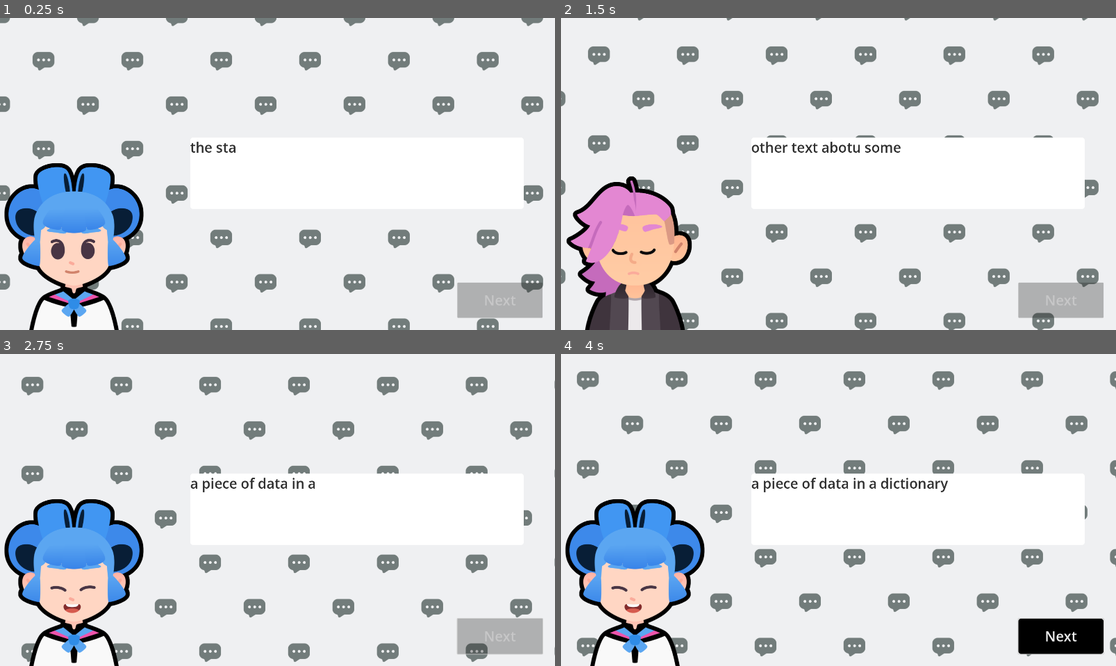
Above: before the commit, frames 1-4 (two rows, left to right).
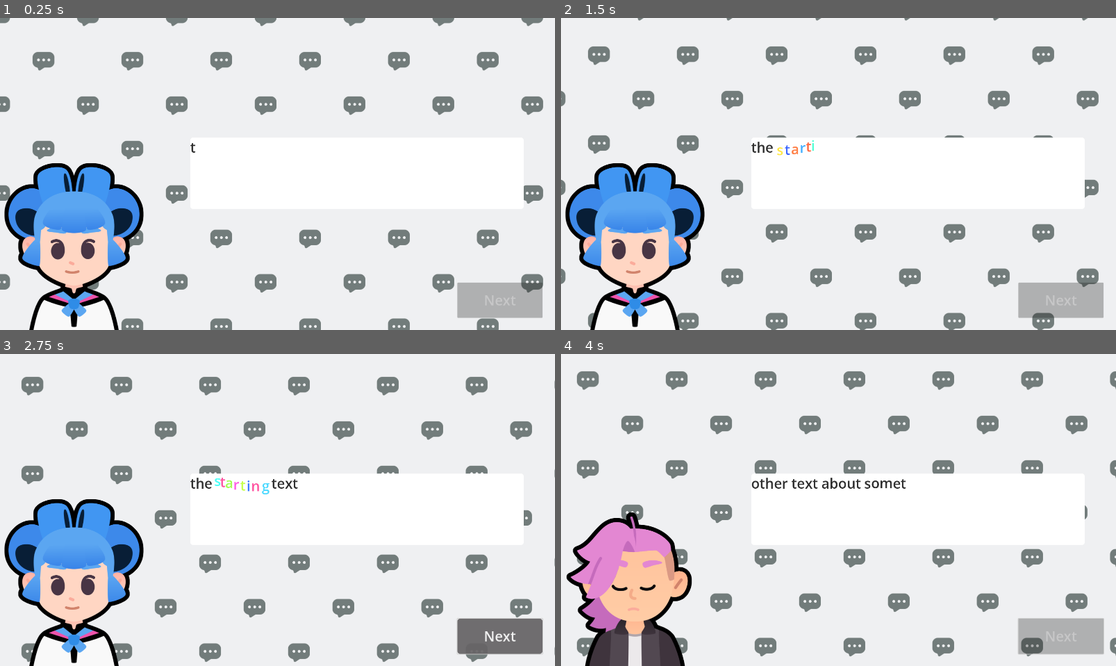
Above: after the commit, the same moments.

Repository: chimoochi/M7-Telling-a-Story
Game: Godot game, scene res://lessons/dialogue.tscn
Same seed, same stepped clock (60 frames per second), same inputs: the game is played once before the commit and once after it. Sound files missing from this copy of the repository are replaced by a short silence.
Inputs (mouse positions are in pixels of both pictures, inside the frame that each line leads up to):
- Up to frame 1 (0.25 s): no input
- Up to frame 2 (1.5 s): tap Enter at 0.5 s; move the mouse to (960, 158) at 0.52 s; hold D (move_right) 0.53-1.28 s; tap Z at 0.6, 1.35 s; click (960, 158) at 0.67 s; tap Space at 0.77 s; move the mouse to (727, 189) at 1.27 s; hold S (move_down) from 1.28 s (still down)
- Up to frame 3 (2.75 s): tap Space at 1.52 s; release S (move_down) at 2 s; click (499, 634) at 2 s, where only the run before the commit has a clickable "Next"
- Up to frame 4 (4 s): click (1060, 634) at 2.75 s, where only the run after the commit has a clickable "Next"; move the mouse to (894, 441) at 3.52 s; hold D (move_right) from 3.53 s (still down); tap Z at 3.6 s

The runs differ from the first frame. In frame 1, 0.1% of the frame differs, in the area x 35-43%, y 39-44%; in frame 2, 10%; in frame 3, 2.4%; in frame 4, 12%, in the area x 0-98%, y 39-100%.

Commit message:
M07L14 finished

Diff:
--- a/M07.telling_a_story_workbook/lessons/dialogue.gd
+++ b/M07.telling_a_story_workbook/lessons/dialogue.gd
@@ -19,12 +19,12 @@
 var dialogue_items : Array[Dictionary] = [
 	{
 		"expression": expressions["regular"],
-		"text": "the starting text",
+		"text": "the [tornado freq=3.0][rainbow val=1.0]starting[/rainbow][/tornado] text",
 		"character": bodies["sophia"],
 	},
 	{
 		"expression": expressions["sad"],
-		"text": "other text abotu something",
+		"text": "other text about [shake]something[/shake]",
 		"character": bodies["pink"],
 	},
 	{
@@ -72,6 +72,7 @@
 	var sound_start_position := randf() * sound_max_offset
 	audio_stream_player.play(sound_start_position)
 	tween.finished.connect(audio_stream_player.stop)
+
 	next_button.disabled = true
 	tween.finished.connect(func() -> void:
 		next_button.disabled = false
--- a/M07.telling_a_story_workbook/lessons/dialogue.tscn
+++ b/M07.telling_a_story_workbook/lessons/dialogue.tscn
@@ -75,6 +75,7 @@
 offset_top = 414.0
 offset_right = 1812.0
 offset_bottom = 661.0
+bbcode_enabled = true
 text = "Hello world!"
 fit_content = true
 
